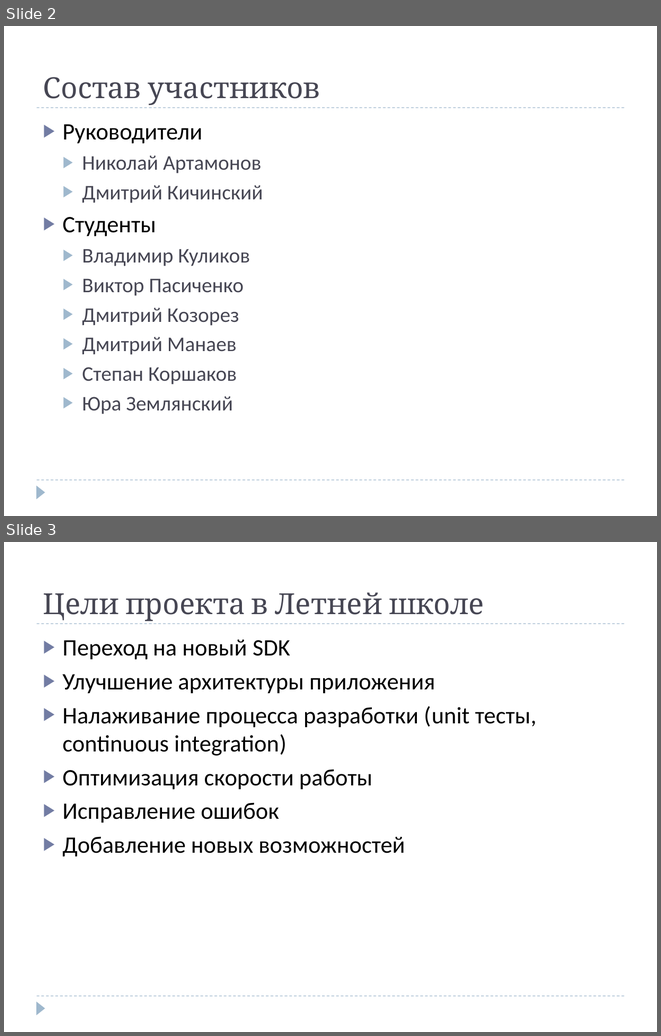
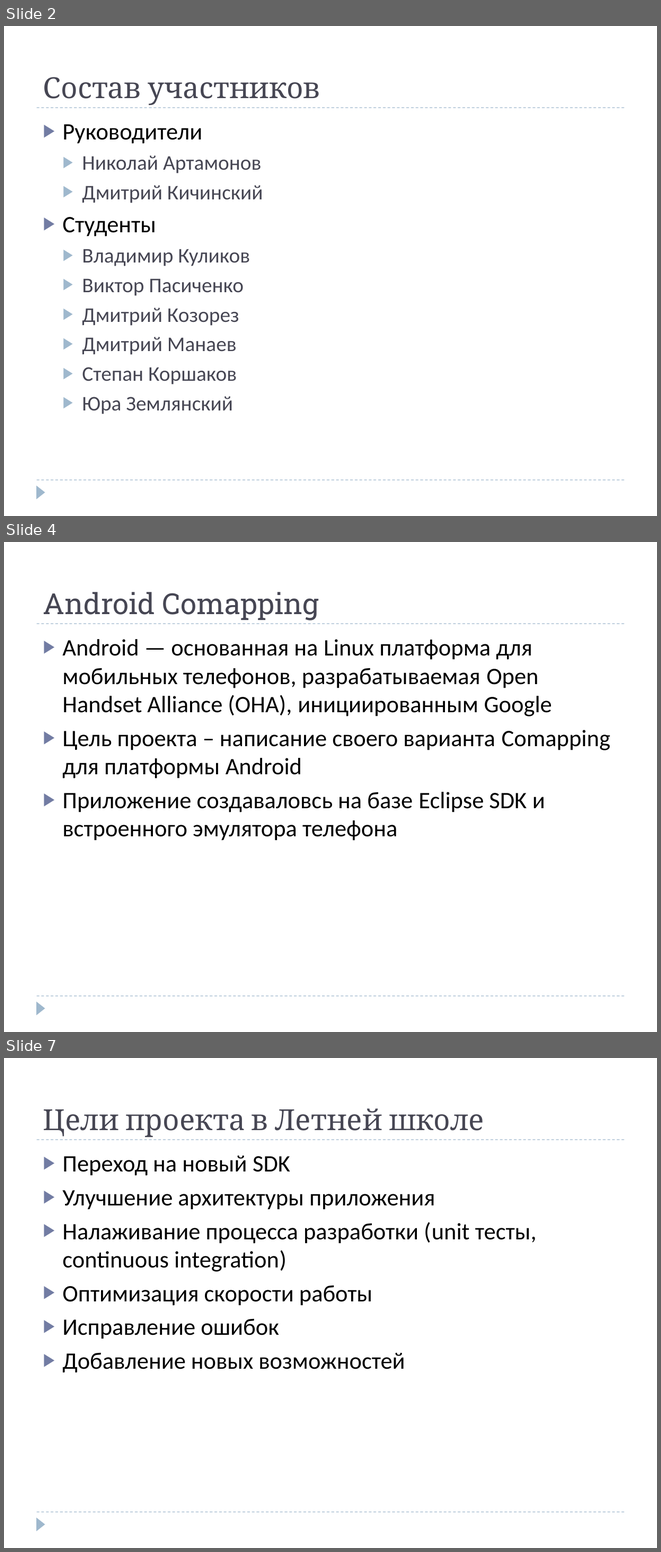
Before and after one commit to dmitry-lt/android-comapping, a slide deck: docs/promo files/presentation/Android Comapping Summer School.ppt. Shown one above the other, each under a label of ours: slides 2 and 3 before the commit, slides 2, 4 and 7 after it; the slides between them are not shown. The pictures are 661x1036 and 661x1552 pixels, drawn with LibreOffice and Linux fonts; fonts in the diff are those of the drawing. Boxes give left, top, right and bottom in pixels: in the first picture for what was removed or moved away, otherwise in the second. Text is boxed around its words. In the diff, an @@ line names an element or a change of style, - is before the commit and + after.

Commit message:
Update presentation/Android Comapping Summer School.ppt

```diff
--- a/docs/promo files/presentation/Android Comapping Summer School.ppt
+++ b/docs/promo files/presentation/Android Comapping Summer School.ppt
@@ slide 4 added at [4,542,657,1032], background #FFFFFF; not listed: 3 template elements that a slide beside it also shows @@
@@ title added at [43,592,319,620], 32 pt, text #464653 @@
+Android Comapping
@@ text added at [62,639,610,840], 26 pt, text #000000 @@
+▶ Android — основанная на Linux платформа для мобильных телефонов, разрабатываемая Open Handset Alliance (OHA), инициированным Google
+▶ Цель проекта – написание своего варианта Comapping для платформы Android
+▶ Приложение создаваловсь на базе Eclipse SDK и встроенного эмулятора телефона
@@ what was slide 3 is now slide 7 @@
```
Also in this commit, not shown: 1 slide changed, 3 other slides added.
